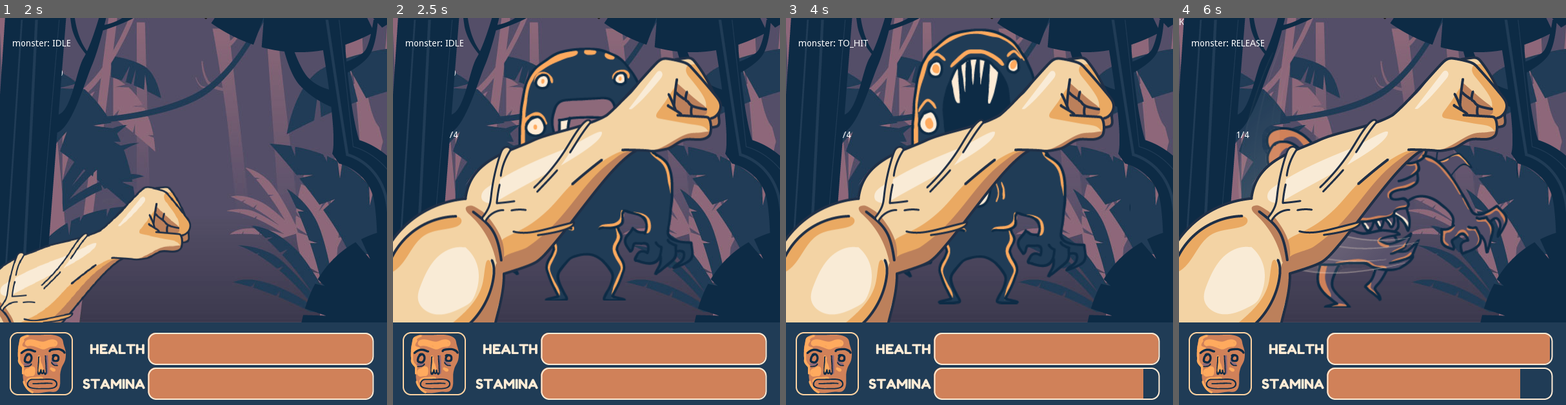
Above: before the commit, frames 1-4 (left to right).
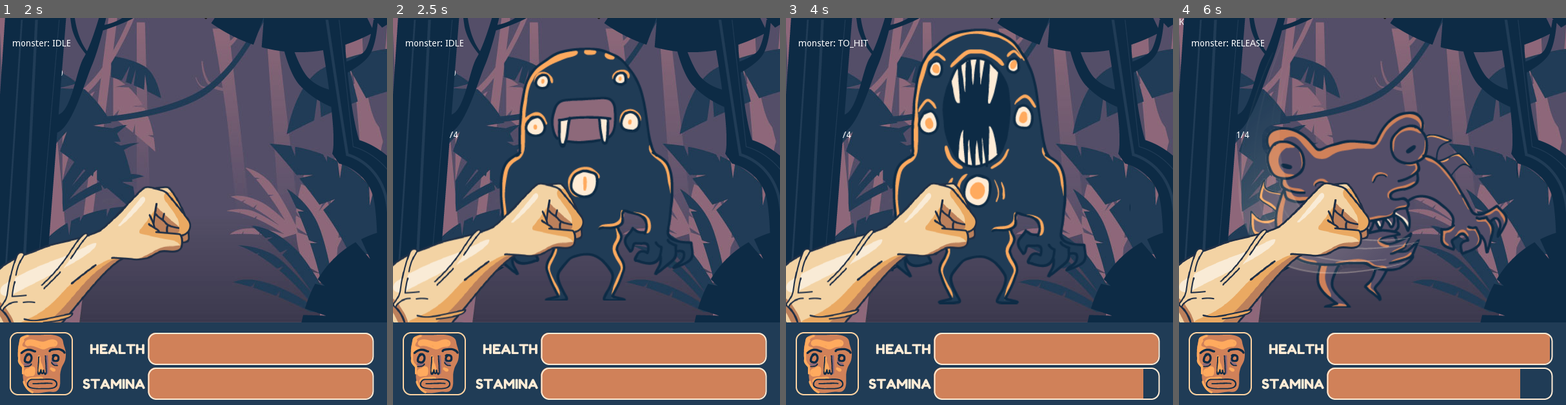
Above: after the commit, the same moments.

Repository: blackmambastudio/mocho
Game: Godot game, scene res://Game.tscn
The game is run twice, just before and just after one commit, with the same random seed, the same clock (stepped at 60 frames per second) and the same inputs.
Inputs (mouse positions are in pixels of both pictures, inside the frame that each line leads up to):
- Up to frame 1 (2 s): move the mouse to (278, 192) at 0.52 s; hold Right (ui_right) 0.53-1.28 s; tap D (block) at 0.6, 1.55 s; click (278, 192) at 0.67 s; tap K (hit) at 0.8, 1.35 s; tap Enter at 1.25 s; move the mouse to (116, 230) at 1.27 s
- Up to frame 2 (2.5 s): move the mouse to (625, 126) at 2.02 s; hold Right (ui_right) from 2.03 s (still down); tap D (block) at 2.1 s; tap K (hit) at 2.3 s
- Up to frame 3 (4 s): tap Space at 2.75 s; move the mouse to (960, 288) at 2.77 s; tap K (hit) at 2.85, 3.8 s; click (960, 288) at 2.92 s; tap D (block) at 3.05, 3.6 s; move the mouse to (1095, 269) at 3.52 s; release Right (ui_right) at 3.53 s
- Up to frame 4 (6 s): move the mouse to (1256, 153) at 4.27 s; tap K (hit) at 4.35, 5.3, 5.85 s; tap D (block) at 4.55, 5.1 s; move the mouse to (1391, 211) at 5.02 s; click (1391, 211) at 5.17 s; move the mouse to (1314, 114) at 5.77 s; hold Right (ui_right) from 5.78 s (still down)

Frame 1 is identical in both runs. In frame 2, 19% of the frame differs, in the area x 0-85%, y 10-79%; in frame 3, 19%; in frame 4, 19%.

Commit message:
Added vulnerable frame for both aliens

Diff:
--- a/Mocho.gd
+++ b/Mocho.gd
@@ -30,6 +30,7 @@
 		$AnimationPlayer.stop()
 	else:
 		$Sprite.self_modulate.a = 1
+		$Sprite.set_frame(0)
 	if self.stamina < 0:
 		self.stamina = 0
 	if self.stamina > 100:
--- a/Mocho.tscn
+++ b/Mocho.tscn
@@ -170,7 +170,7 @@
 "values": [ Color( 1, 1, 1, 0 ), Color( 1, 1, 1, 1 ), Color( 1, 1, 1, 0 ) ]
 }
 
-[node name="Mocho" index="0" instance=ExtResource( 1 )]
+[node name="Mocho" instance=ExtResource( 1 )]
 margin_left = 0.0
 margin_top = 0.0
 margin_right = 600.0
--- a/Monster.tscn
+++ b/Monster.tscn
@@ -53,7 +53,7 @@
 "values": [ Vector2( 300, 230 ), Vector2( 300, -122 ) ]
 }
 
-[node name="Monster" instance=ExtResource( 1 )]
+[node name="Monster" index="0" instance=ExtResource( 1 )]
 anchor_right = 1.0
 anchor_bottom = 1.0
 margin_left = 0.0
@@ -73,7 +73,7 @@
 [node name="Sprite" type="Sprite" parent="." index="2"]
 position = Vector2( 300, 230 )
 texture = ExtResource( 3 )
-hframes = 4
+hframes = 5
 
 [node name="AnimationPlayer" type="AnimationPlayer" parent="." index="3"]
 anims/DodgeLeft = SubResource( 1 )
--- a/MonsterMarta.tscn
+++ b/MonsterMarta.tscn
@@ -9,3 +9,4 @@
 [node name="Sprite" parent="." index="2"]
 position = Vector2( 300, 224.54 )
 texture = ExtResource( 2 )
+hframes = 5
Binary file changed: Assets/alien-01.png
Binary file changed: Assets/alien-02.png
